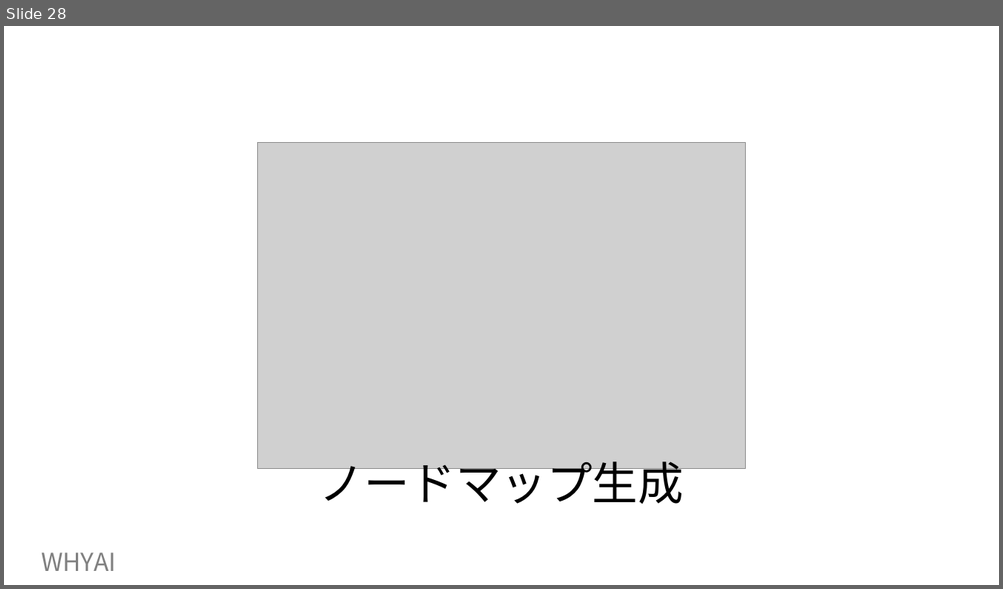
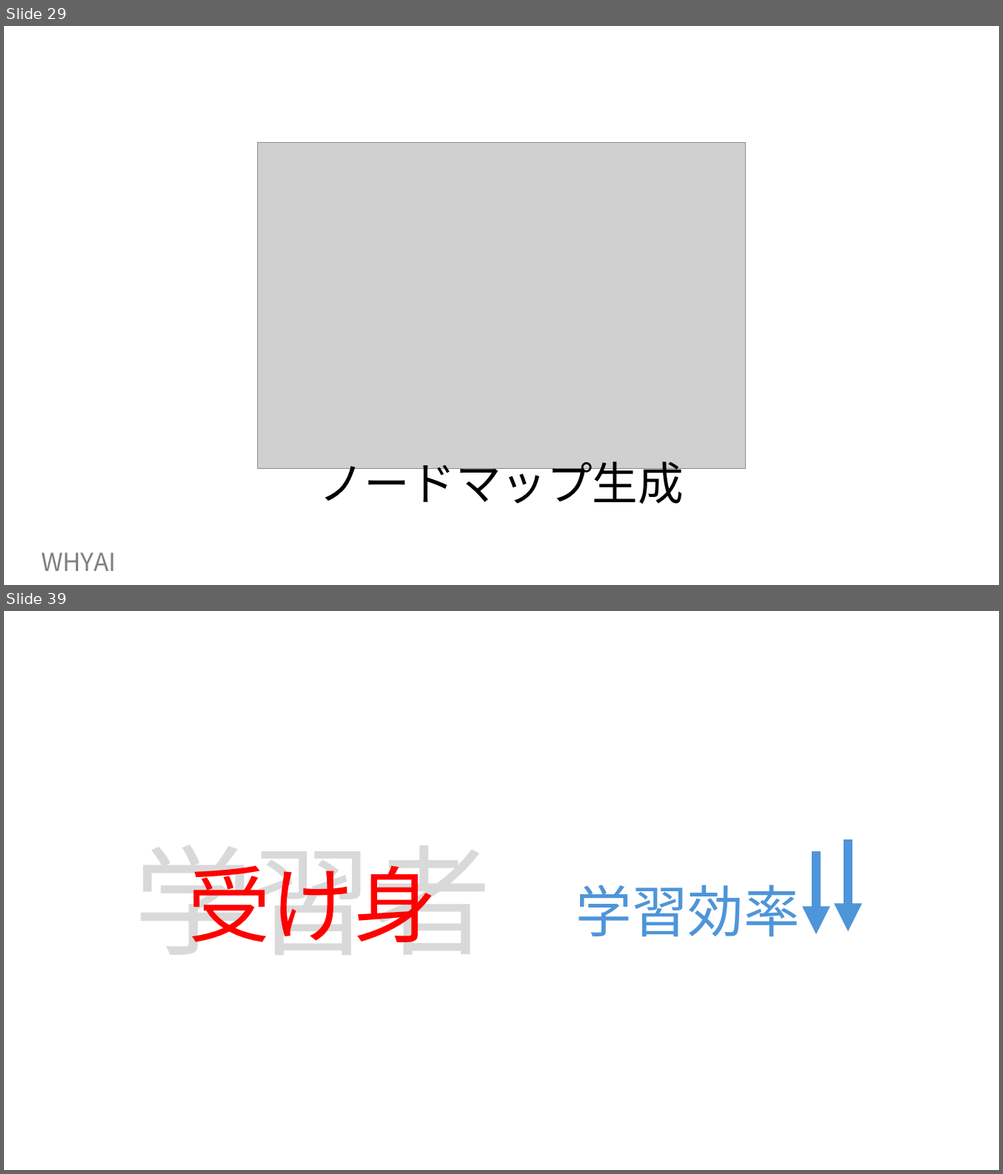
Before and after one commit to ishiomaru/WHYAI, a slide deck: docs/docs-new/WHYAI slide1.pptx. Shown one above the other, each under a label of ours: slide 28 before the commit, slides 29 and 39 after it; the slides between them are not shown. The pictures are 1003x589 and 1003x1174 pixels, drawn with LibreOffice and Linux fonts; fonts in the diff are those of the drawing; grey boxes stand for pictures. Boxes give left, top, right and bottom in pixels: in the first picture for what was removed or moved away, otherwise in the second. Text is boxed around its words. In the diff, an @@ line names an element or a change of style, - is before the commit and + after.

```diff
--- a/docs/docs-new/WHYAI slide1.pptx
+++ b/docs/docs-new/WHYAI slide1.pptx
@@ slide 39 added at bbox=[4, 611, 999, 1170], background #FFFFFF @@
@@ arrow added from (816, 851) to (816, 935), #4E95D9 9 pt @@
@@ arrow added from (848, 840) to (848, 932), #4E95D9 9 pt @@
@@ text added at bbox=[134, 866, 491, 943], 115 pt, text #D9D9D9 @@
+学習者
@@ text added at bbox=[188, 866, 437, 943], 80 pt, text #FF0000 @@
+受け身
@@ text added at bbox=[576, 885, 800, 937], 54 pt, text #4E95D9 @@
+学習効率
@@ what was slide 28 is now slide 29 @@
```
Also in this commit, not shown: 2 slides changed, 18 other slides added, 1 slide removed, 2 other files.
